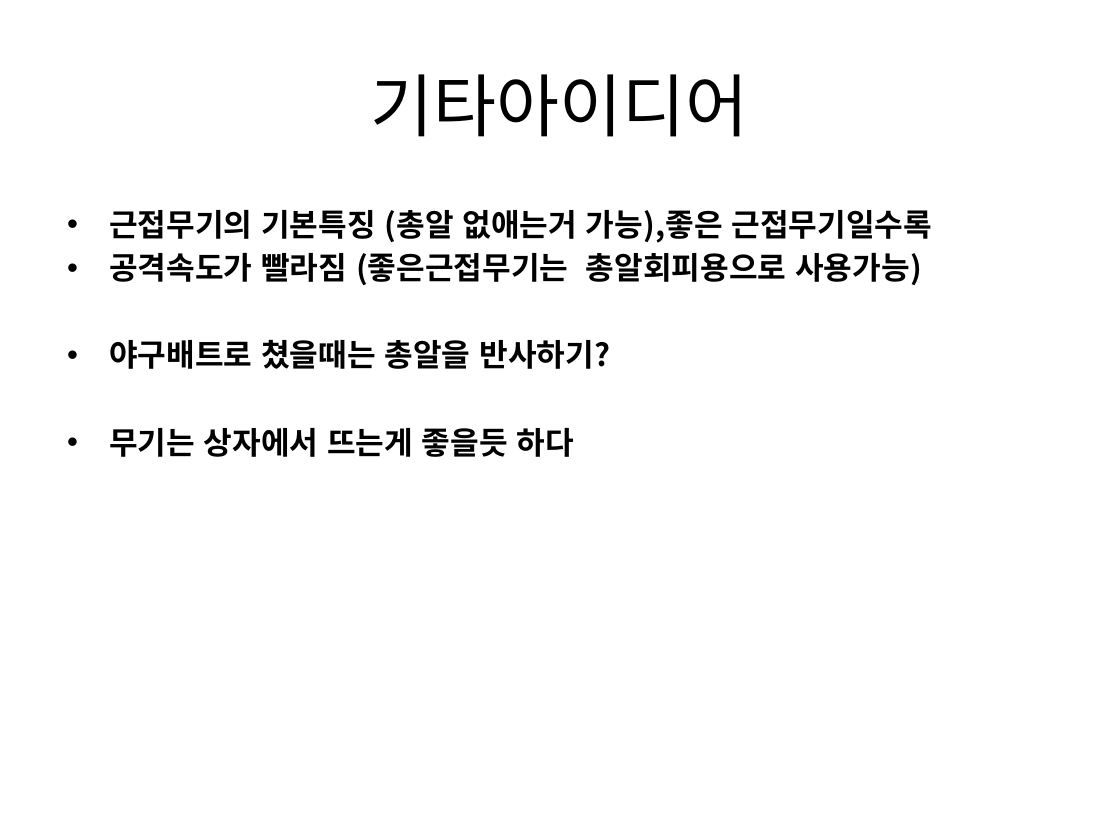
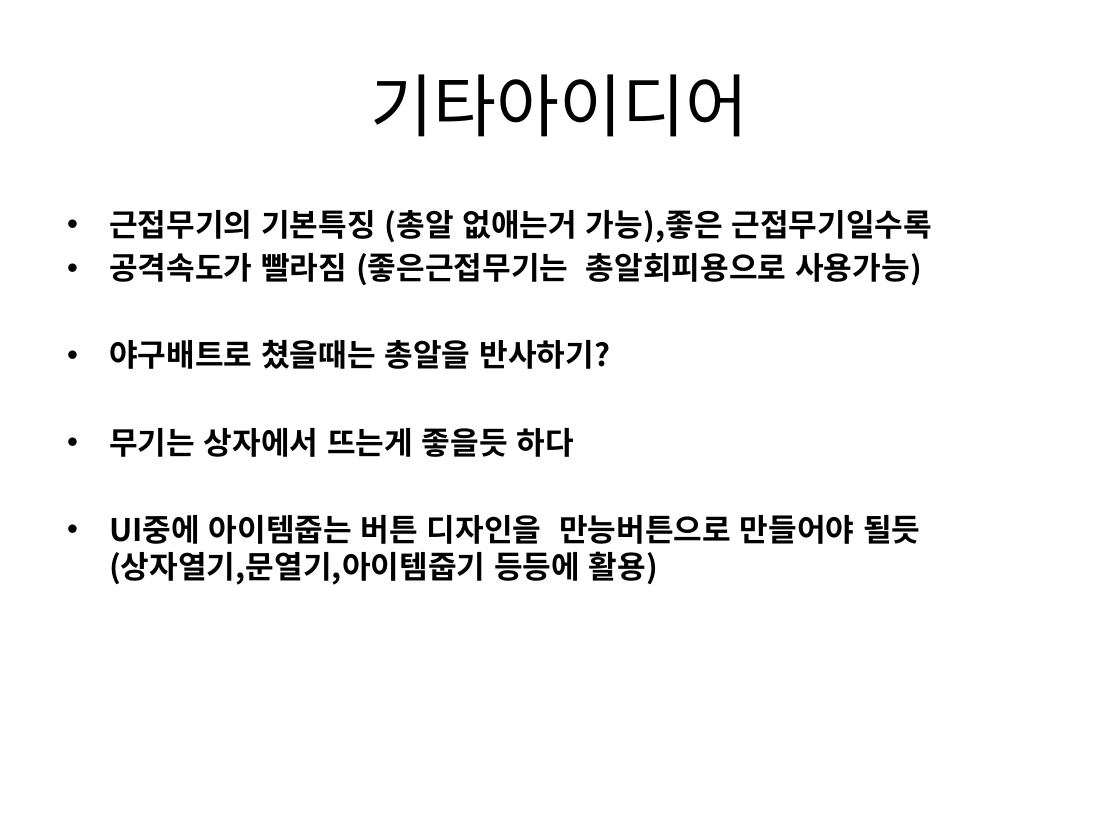
Before and after one commit to gkdlgndpdu/EscapeJail, a slide deck: slide 14 of EscapeJail/Assets/기획/스테이지1기획.pptx. Drawn at 1120x840 pixels with LibreOffice and Linux fonts; fonts in the diff are those of the drawing. Boxes give left, top, right and bottom in pixels: in the first picture for what was removed or moved away, otherwise in the second. Text is boxed around its words. In the diff, an @@ line names an element or a change of style, - is before the commit and + after.

Commit message:
무기상자

```diff
--- a/EscapeJail/Assets/기획/스테이지1기획.pptx
+++ b/EscapeJail/Assets/기획/스테이지1기획.pptx
@@ text at [109, 515, 920, 585]: paragraph added @@
+• UI중에 아이템줍는 버튼 디자인을 만능버튼으로 만들어야 될듯(상자열기,문열기,아이템줍기 등등에 활용)
```
Also in this commit, not shown: 22 other files.
